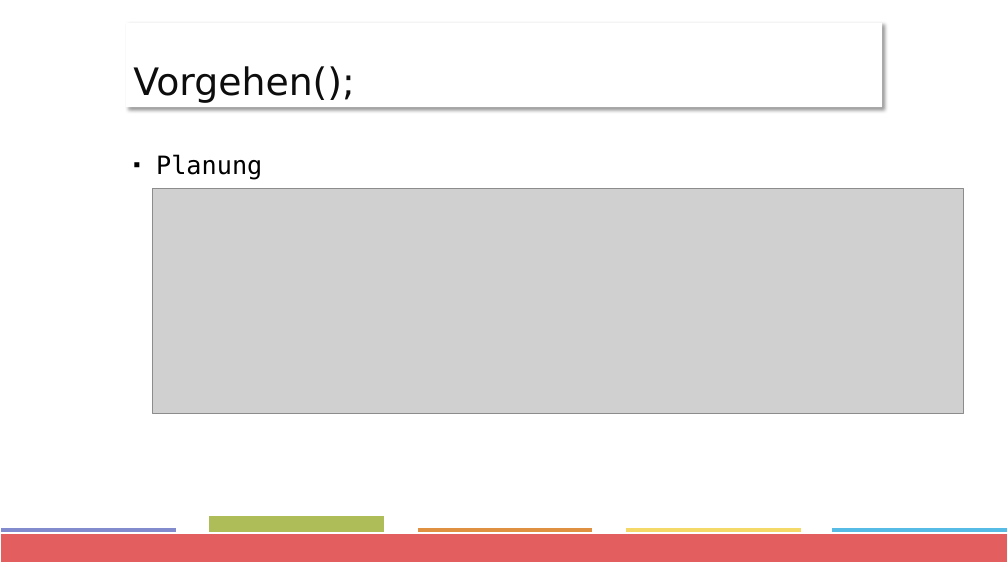
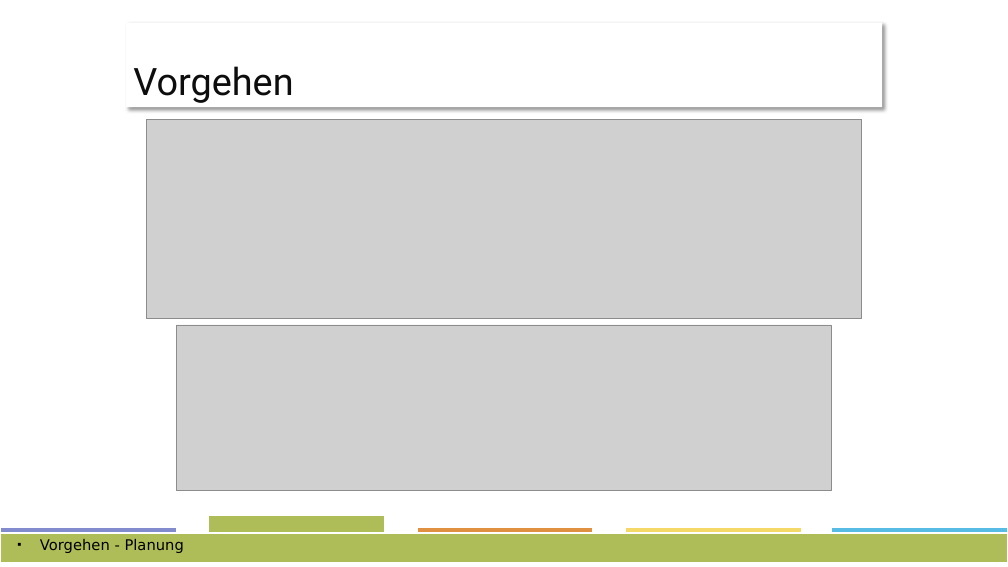
Before and after one commit to ffhsAndroidDenisTobias/androidProject, a slide deck: slide 6 of docs/Präsentation/Project-Presentation.pptx. Drawn at 1008x567 pixels with LibreOffice and Linux fonts; fonts in the diff are those of the drawing; grey boxes stand for pictures. Boxes give left, top, right and bottom in pixels: in the first picture for what was removed or moved away, otherwise in the second. Text is boxed around its words. In the diff, an @@ line names an element or a change of style, - is before the commit and + after.

```diff
--- a/docs/Präsentation/Project-Presentation.pptx
+++ b/docs/Präsentation/Project-Presentation.pptx
@@ title at (x1=133, y1=66, x2=293, y2=103): text changed; font DejaVu Sans to Roboto @@
-Vorgehen();
+Vorgehen
@@ picture resized from (x1=153, y1=188, x2=963, y2=414) to (x1=147, y1=119, x2=862, y2=318) @@
@@ picture added at (x1=176, y1=325, x2=831, y2=492) @@
@@ rectangle at (x1=0, y1=533, x2=1008, y2=563): fill #E35F5F to #AEBD57 @@
@@ text at (x1=40, y1=539, x2=184, y2=553): text changed; size 24 to 14 pt; font DejaVu Sans Mono to DejaVu Sans @@
-▪ Planung
+▪ Vorgehen - Planung
```
Also in this commit, not shown: 13 other slides changed, 5 slides added, 2 slides removed.
